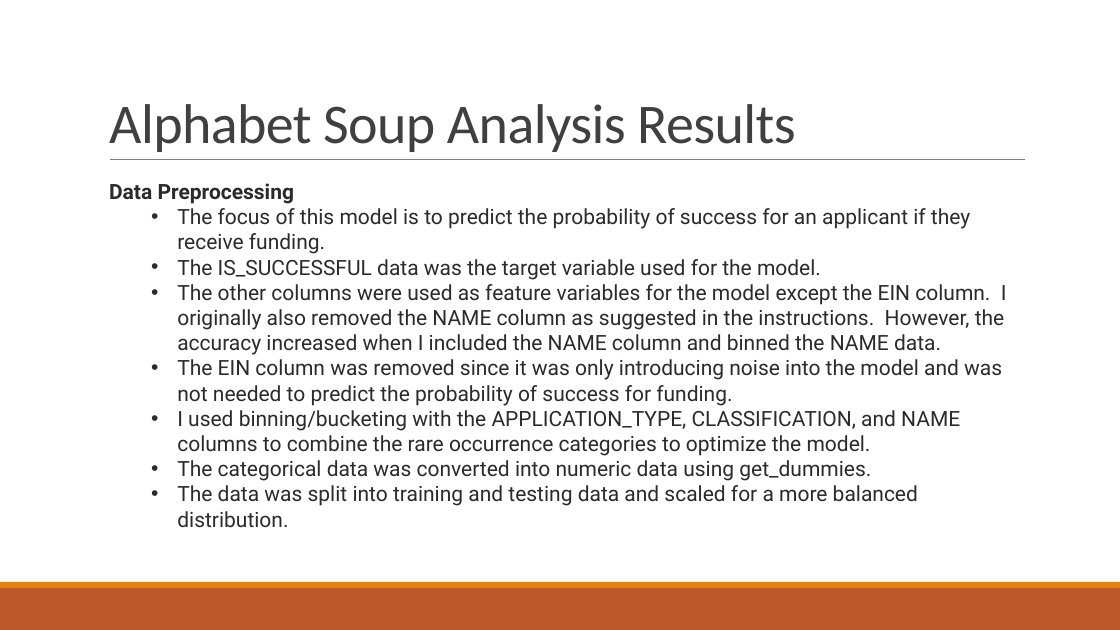
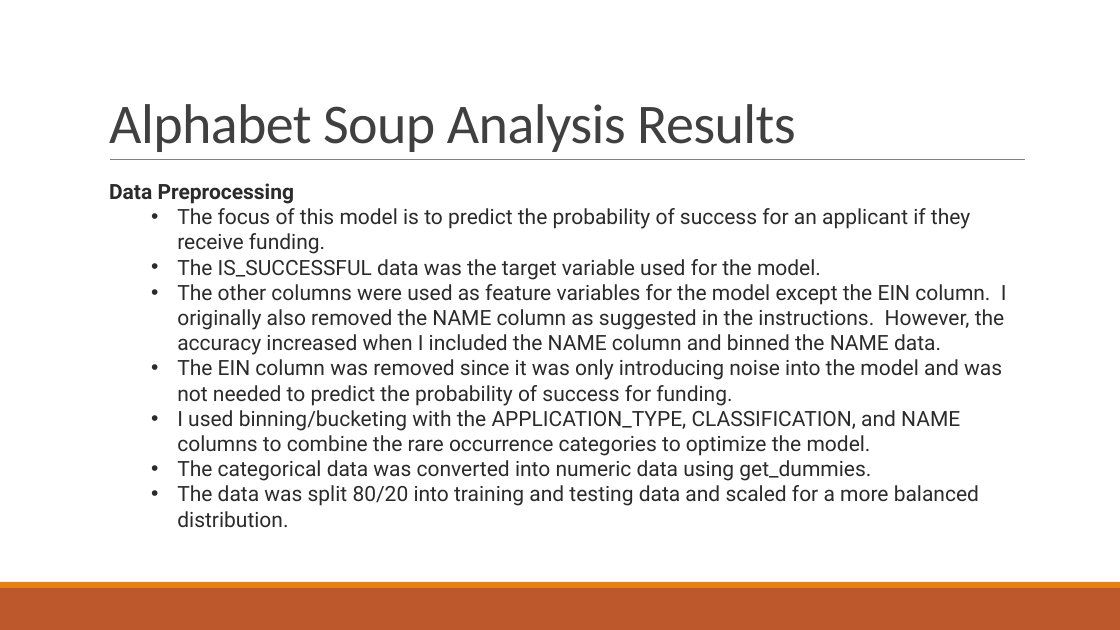
Before and after one commit to RaeAnnG/deep-learning-challenge, a slide deck: slide 3 of Alphabet Soup Analysis.pptx. Drawn at 1120x630 pixels with LibreOffice and Linux fonts; fonts in the diff are those of the drawing. Boxes give left, top, right and bottom in pixels: in the first picture for what was removed or moved away, otherwise in the second. Text is boxed around its words. In the diff, an @@ line names an element or a change of style, - is before the commit and + after.

Commit message:
Add files via upload
Updated Analysis Files 3.11.24

```diff
--- a/Alphabet Soup Analysis.pptx
+++ b/Alphabet Soup Analysis.pptx
@@ text at [177, 485, 979, 527]: text changed @@
-  • The data was split into training and testing data and scaled for a more balanced distribution.
+  • The data was split 80/20 into training and testing data and scaled for a more balanced distribution.
```
Also in this commit, not shown: 4 other slides changed, 3 slides added, 1 other file.
